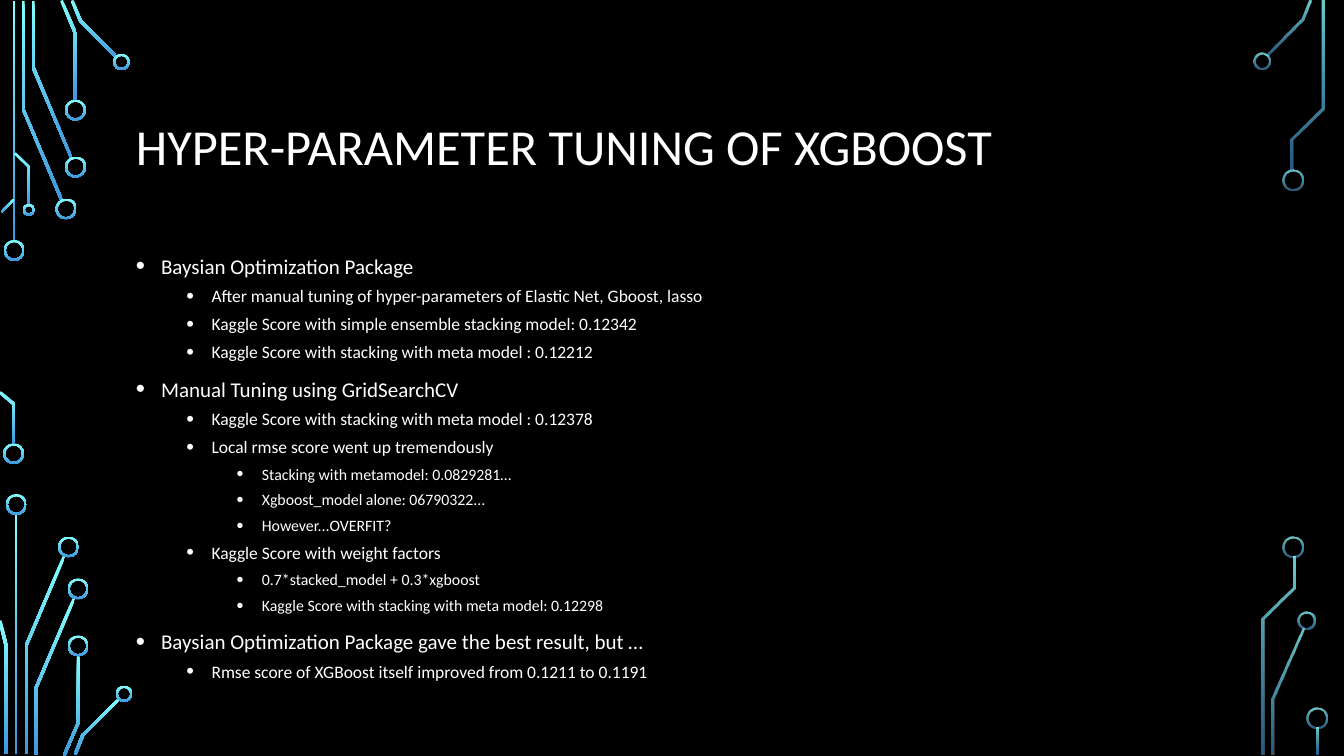
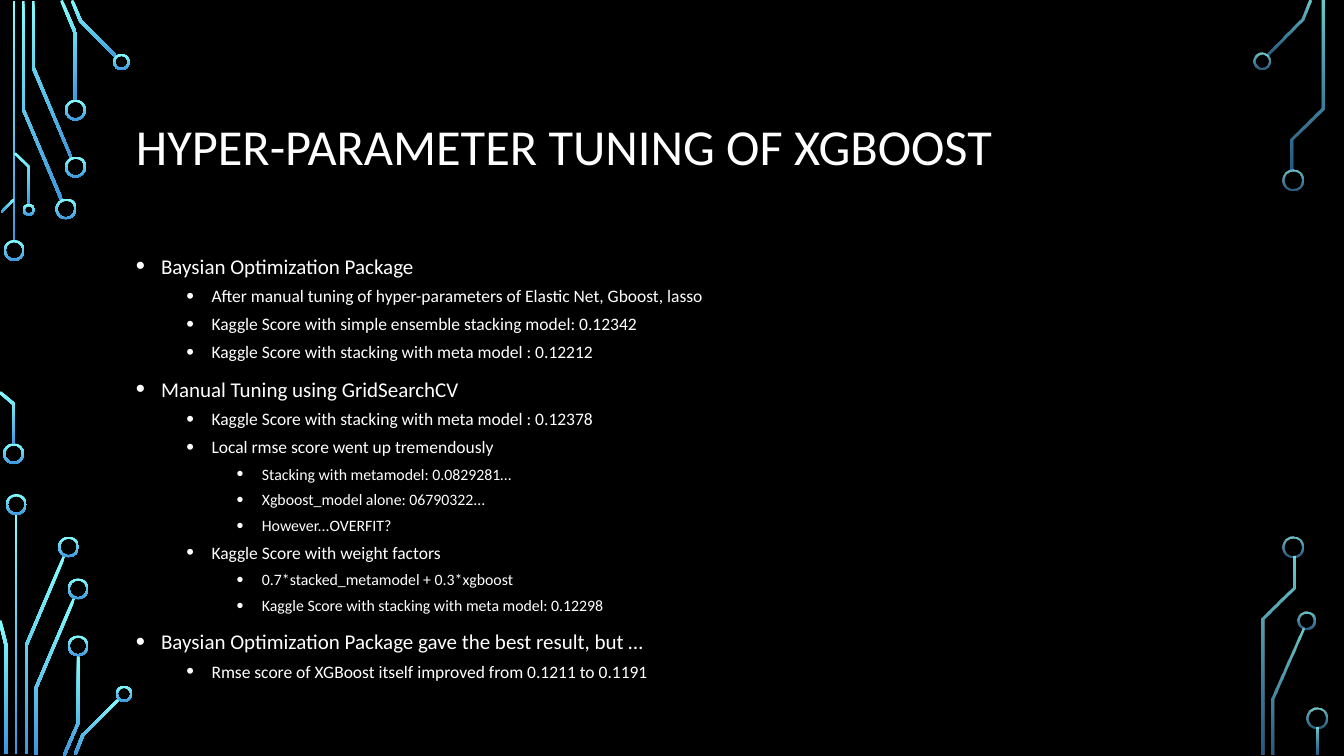
Before and after one commit to joonsooro/Dummified, a slide deck: slide 15 of Rudin/Dummified_ppt.pptx. Drawn at 1344x756 pixels with LibreOffice and Linux fonts; fonts in the diff are those of the drawing; background and template pictures are left out. Boxes give left, top, right and bottom in pixels: in the first picture for what was removed or moved away, otherwise in the second. Text is boxed around its words. In the diff, an @@ line names an element or a change of style, - is before the commit and + after.

```diff
--- a/Rudin/Dummified_ppt.pptx
+++ b/Rudin/Dummified_ppt.pptx
@@ text at box(262, 574, 513, 588): text changed @@
-    • 0.7*stacked_model + 0.3*xgboost
+    • 0.7*stacked_metamodel + 0.3*xgboost
```
Also in this commit, not shown: 2 other files.
